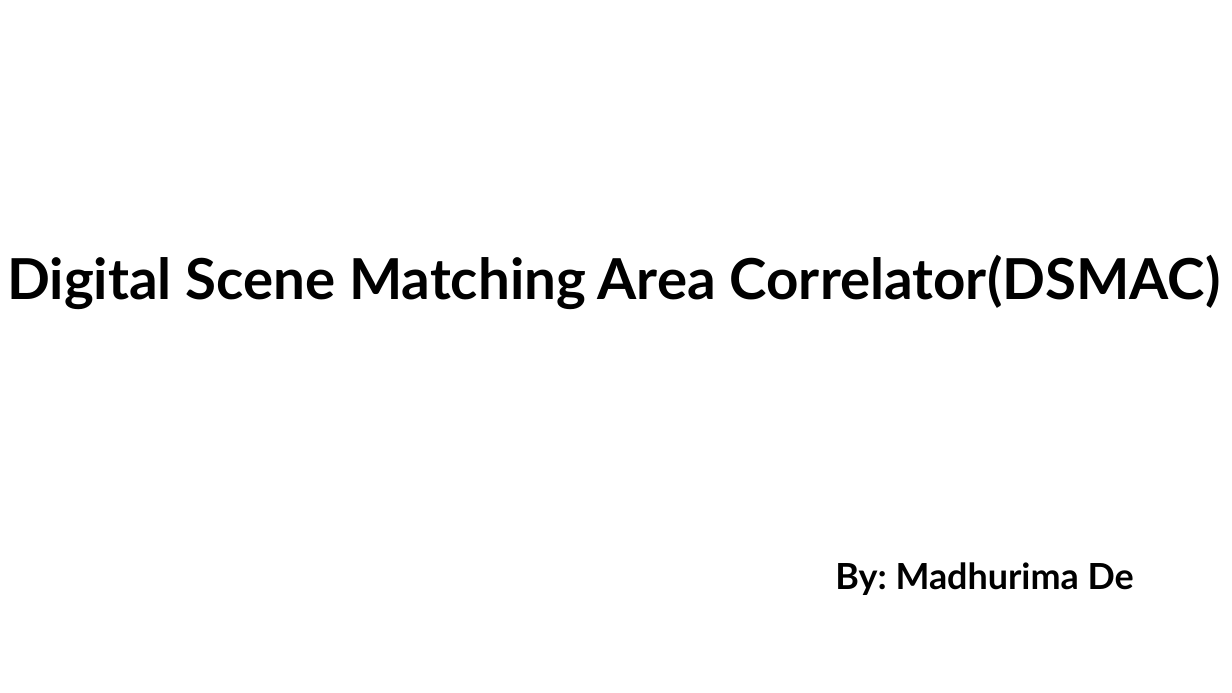
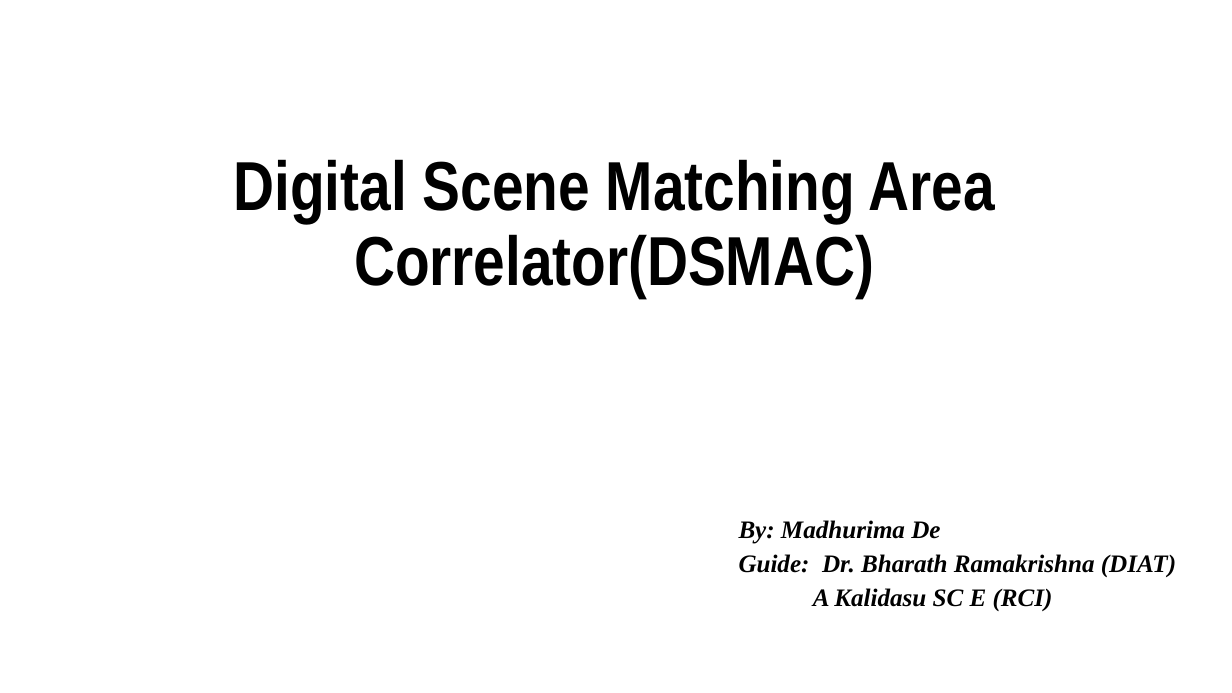
Before and after one commit to Madhu0899/Dataset, a slide deck: slide 1 of Digital Scene Matching Area Correlator(DSMAC)_Madhurima De.pptx. Drawn at 1232x693 pixels with LibreOffice and Linux fonts; fonts in the diff are those of the drawing. Boxes give left, top, right and bottom in pixels: in the first picture for what was removed or moved away, otherwise in the second. Text is boxed around its words. In the diff, an @@ line names an element or a change of style, - is before the commit and + after.

```diff
--- a/Digital Scene Matching Area Correlator(DSMAC)_Madhurima De.pptx
+++ b/Digital Scene Matching Area Correlator(DSMAC)_Madhurima De.pptx
@@ title "Digital Scene Matching Area Correlator(DSMAC)" at [233,159,995,298]: size 44 to 54 pt, font Lato to Arial Narrow @@
@@ subtitle "By: Madhurima De": place and size @@
-subtitle "By: Madhurima De" at [835,562,1134,595]
+subtitle "By: Madhurima De" at [739,520,1176,611]
@@ subtitle at [739,520,940,544]: size 28 to 19.6 pt, font Lato to Times New Roman, italic on in "By: Madhurima De"; alignment centre to left; line spacing 0.9 to 0.7 @@
@@ subtitle at [739,554,1176,611]: paragraphs added @@
+Guide: Dr. Bharath Ramakrishna (DIAT)
+A Kalidasu SC E (RCI)
```
Also in this commit, not shown: 3 other slides changed, 2 slides added.
